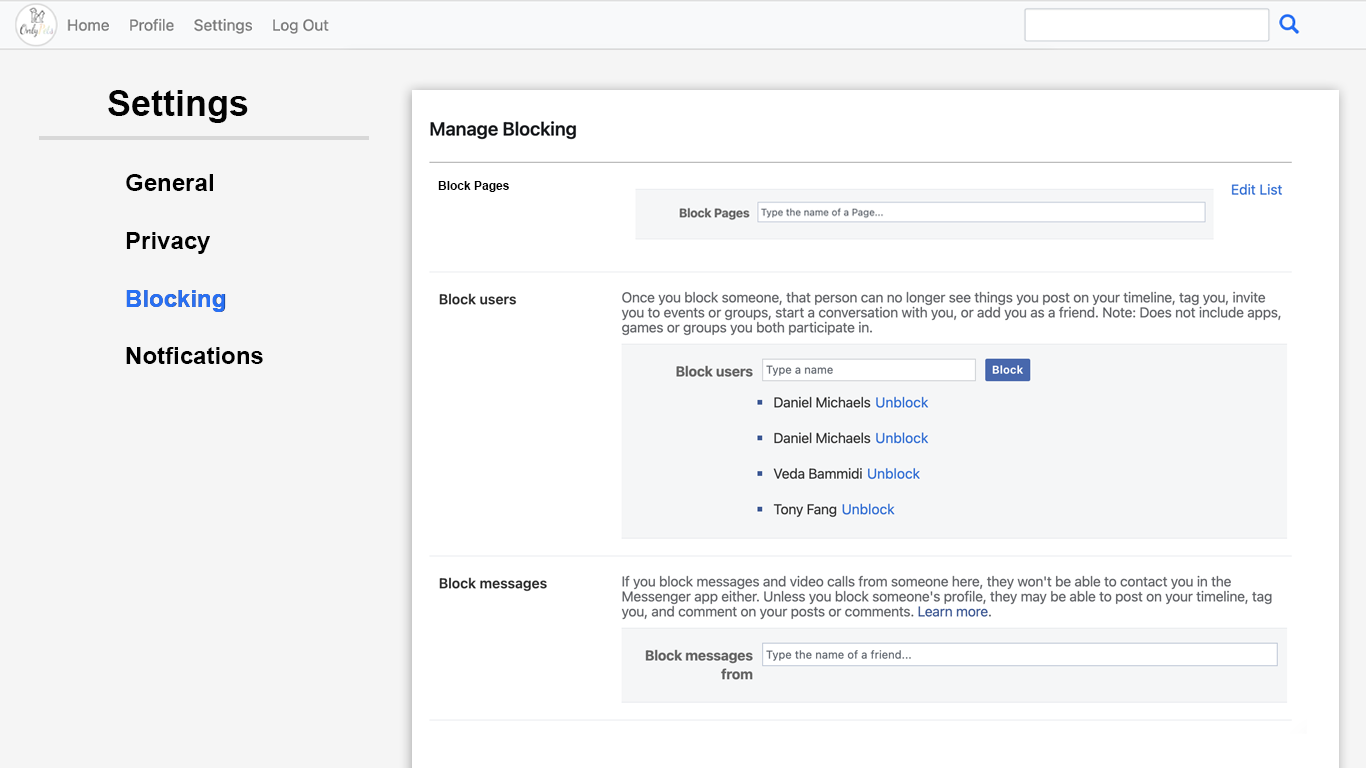
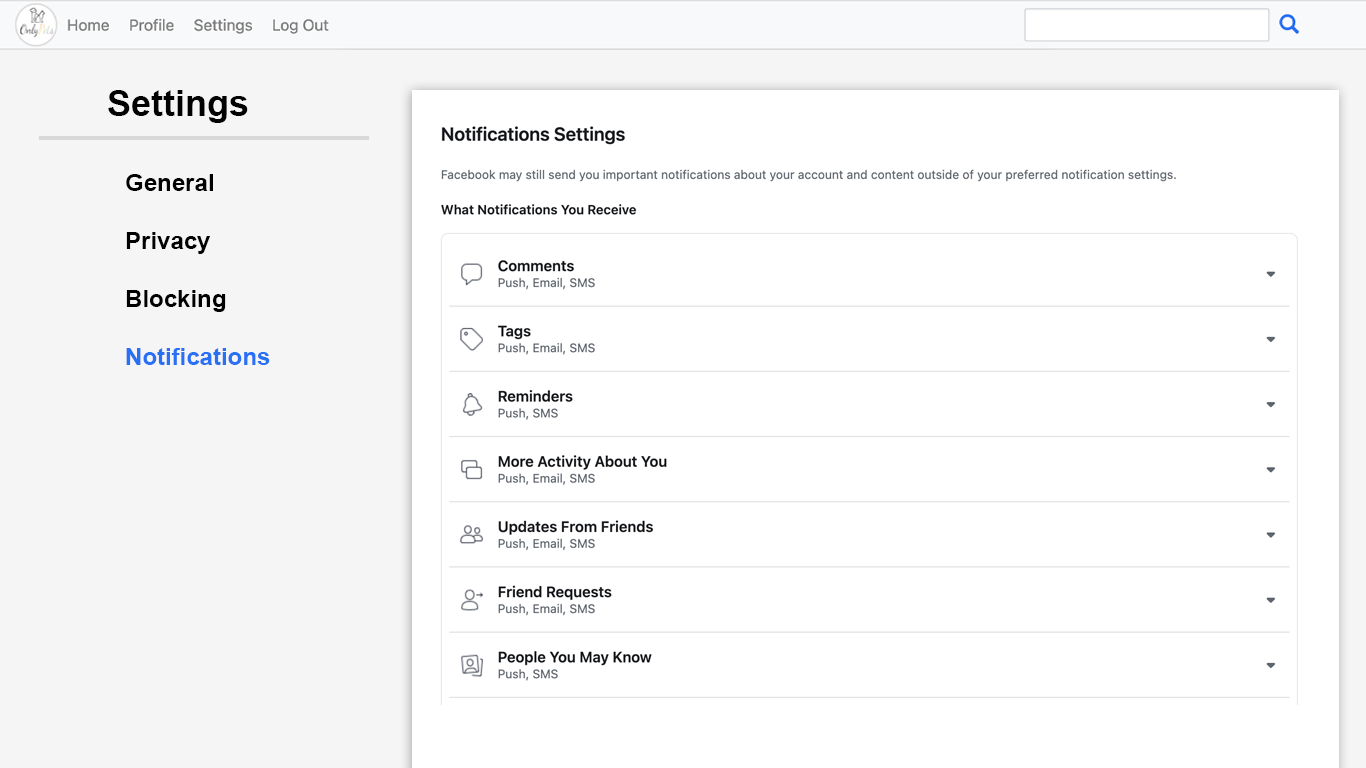
Before/after of a w=1366, h=768 layered artwork. What changed in the layer stack:
hid group "Blocking" (5 layers) over bbox(126, 121, 1307, 734)
added group "Notifications" with 3 layers in group "Artboard 1" over bbox(126, 121, 1298, 705)
added layer "Layer 10" in group "Notifications" over bbox(429, 121, 1298, 705)
added layer "Settings: Notifications" in group "Notifications" over bbox(126, 348, 270, 365)
added layer "Layer 9" in group "Notifications" over bbox(126, 347, 270, 365)
